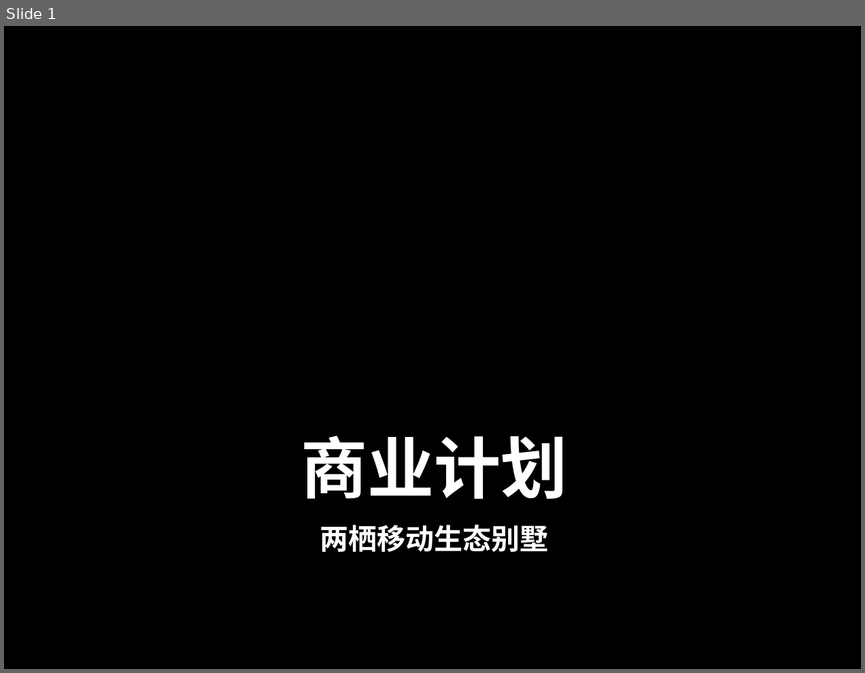
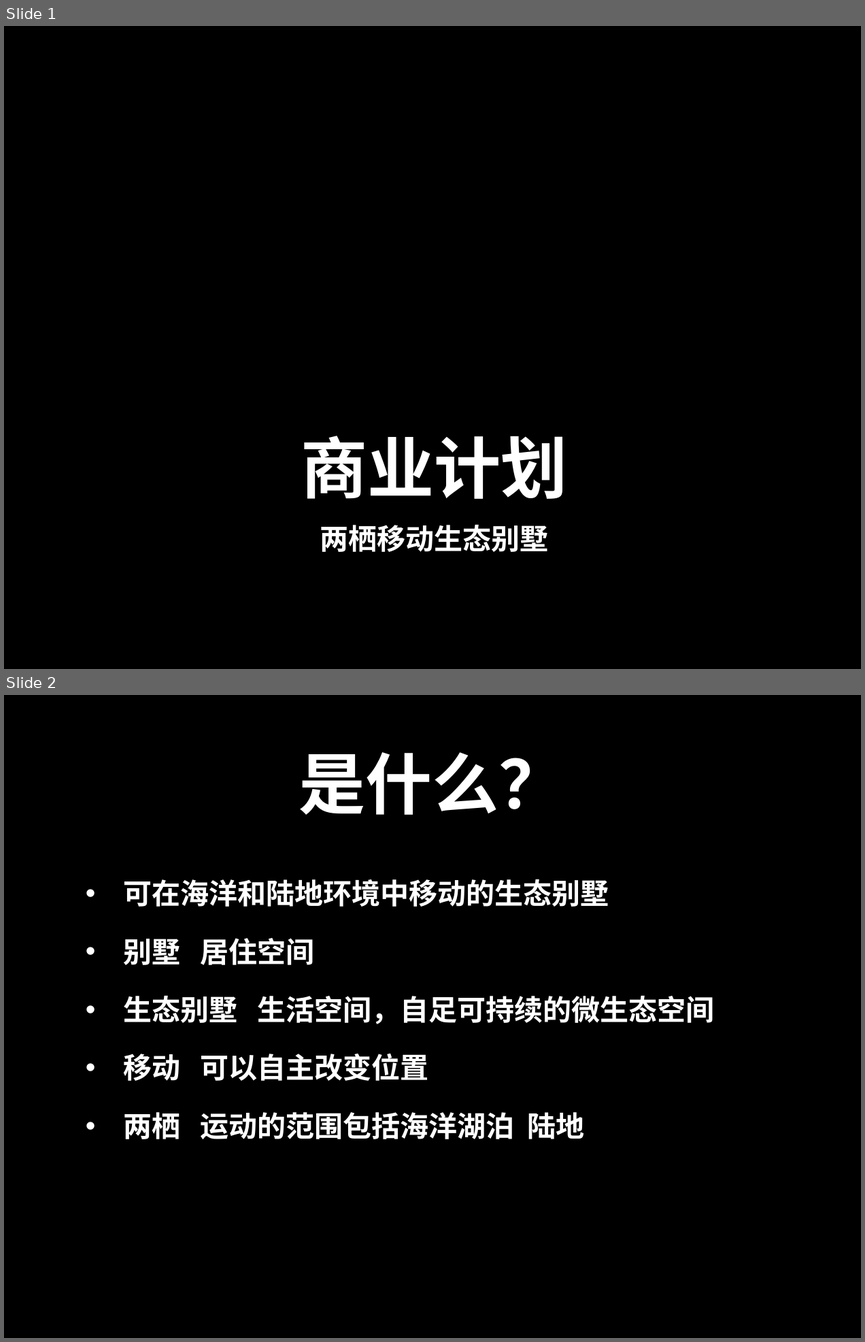
Before and after one commit to mxx/zbasu-la-eden, a slide deck: bp.pptx. Shown one above the other, each under a label of ours: slide 1 before the commit, slides 1 and 2 after it. The pictures are 865x673 and 865x1342 pixels, drawn with LibreOffice and Linux fonts; fonts in the diff are those of the drawing; background and template pictures are left out. Boxes give left, top, right and bottom in pixels: in the first picture for what was removed or moved away, otherwise in the second. Text is boxed around its words. In the diff, an @@ line names an element or a change of style, - is before the commit and + after.

Commit message:
new pages

```diff
--- a/bp.pptx
+++ b/bp.pptx
@@ slide 2 added at (4,695,861,1338), background picture (left out) @@
@@ title added at (299,752,566,815), 56 pt, text #FFFFFF, bold @@
+是什么？
@@ text added at (124,879,714,1139), 24 pt, text #FFFFFF, bold @@
+• 可在海洋和陆地环境中移动的生态别墅
+• 别墅 居住空间
+• 生态别墅 生活空间，自足可持续的微生态空间
+• 移动 可以自主改变位置
+• 两栖 运动的范围包括海洋湖泊 陆地
```
Also in this commit, not shown: 6 other slides added, 1 slide removed.
